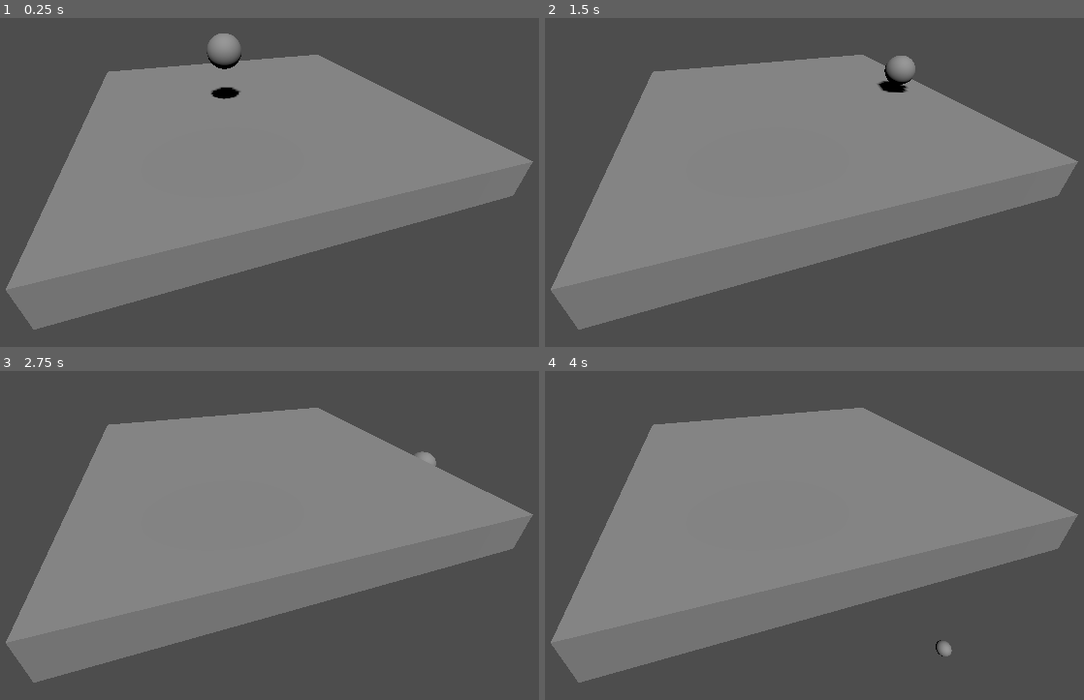
Above: before the commit, frames 1-4 (two rows, left to right).
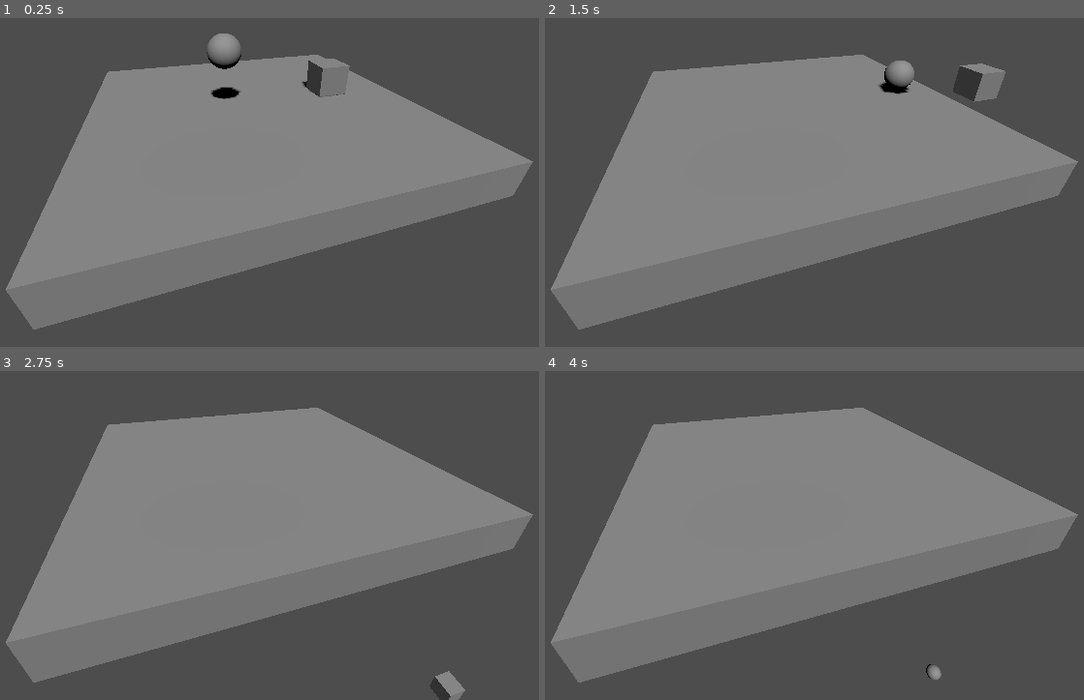
Above: after the commit, the same moments.

Repository: Lincoln-WIlcox/N65
Game: Godot game, scene res://Levels/level_1.tscn
The game is run twice, just before and just after one commit, with the same random seed, the same clock (stepped at 60 frames per second) and the same inputs. The project has no main scene, so this scene is started directly.
Inputs:
- Up to frame 1 (0.25 s): no input
- Up to frame 2 (1.5 s): tap Enter (ui_accept) at 0.5, 0.6, 0.77, 1.07, 1.35 s; hold Right (ui_right) 0.53-1.28 s; hold Down (ui_down) from 1.28 s (still down)
- Up to frame 3 (2.75 s): tap Enter (ui_accept) at 1.52, 1.82, 2.1 s; release Down (ui_down) at 2.03 s; hold Right (ui_right) from 2.03 s (still down)
- Up to frame 4 (4 s): release Right (ui_right) at 2.78 s; hold Up (ui_up) 2.78-3.53 s; tap Enter (ui_accept) at 2.85, 3.02, 3.32, 3.6, 3.77 s; hold Left (ui_left) from 3.53 s (still down)

The runs differ from the first frame. In frame 1, 0.3% of the frame differs, in the area x 55-65%, y 12-25%; in frame 2, 1.1%, in the area x 61-86%, y 11-26%; in frame 3, 0.5%; in frame 4, 0.2%.

Commit message:
added player with default character script

Diff:
--- a/Levels/level_1.tscn
+++ b/Levels/level_1.tscn
@@ -1,6 +1,7 @@
-[gd_scene load_steps=4 format=3 uid="uid://dgeb425ba72vh"]
+[gd_scene load_steps=5 format=3 uid="uid://dgeb425ba72vh"]
 
 [ext_resource type="PackedScene" uid="uid://ds0ykqkf6eeum" path="res://Objects/ball.tscn" id="1_47rl4"]
+[ext_resource type="PackedScene" uid="uid://8i3pjfmkhjvp" path="res://Player/player.tscn" id="2_qg8bf"]
 
 [sub_resource type="BoxMesh" id="BoxMesh_1cqb6"]
 size = Vector3(10, 1, 10)
@@ -13,14 +14,14 @@
 [node name="Camera3D" type="Camera3D" parent="."]
 transform = Transform3D(0.95586, 0.142179, -0.257133, 5.57705e-10, 0.875127, 0.483893, 0.293823, -0.462534, 0.836499, -2.51007, 3.69994, 8.1424)
 
-[node name="StaticBody3D" type="StaticBody3D" parent="."]
+[node name="Floor" type="StaticBody3D" parent="."]
 
-[node name="MeshInstance3D" type="MeshInstance3D" parent="StaticBody3D"]
+[node name="MeshInstance3D" type="MeshInstance3D" parent="Floor"]
 transform = Transform3D(1, 0, 0, 0, 1, 0, 0, 0, 1, 0, -0.5, 0)
 mesh = SubResource("BoxMesh_1cqb6")
 metadata/_edit_lock_ = true
 
-[node name="CollisionShape3D" type="CollisionShape3D" parent="StaticBody3D"]
+[node name="CollisionShape3D" type="CollisionShape3D" parent="Floor"]
 transform = Transform3D(1, 0, 0, 0, 1, 0, 0, 0, 1, 0, -0.5, 0)
 shape = SubResource("BoxShape3D_6r7sw")
 metadata/_edit_lock_ = true
@@ -31,3 +32,6 @@
 
 [node name="Ball" parent="." instance=ExtResource("1_47rl4")]
 transform = Transform3D(1, 0, 0, 0, 1, 0, 0, 0, 1, -2.04229, 2.00861, 0)
+
+[node name="Player" parent="." instance=ExtResource("2_qg8bf")]
+transform = Transform3D(1, 0, 0, 0, 1, 0, 0, 0, 1, 2.77481, 0.0127435, -0.291067)
--- /dev/null
+++ b/Objects/ball.gd
@@ -0,0 +1,11 @@
+extends RigidBody3D
+
+
+# Called when the node enters the scene tree for the first time.
+func _ready():
+	pass # Replace with function body.
+
+
+# Called every frame. 'delta' is the elapsed time since the previous frame.
+func _process(delta):
+	print(linear_velocity)
--- a/Objects/ball.tscn
+++ b/Objects/ball.tscn
@@ -1,8 +1,10 @@
-[gd_scene load_steps=4 format=3 uid="uid://ds0ykqkf6eeum"]
+[gd_scene load_steps=5 format=3 uid="uid://ds0ykqkf6eeum"]
+
+[ext_resource type="Script" path="res://Objects/ball.gd" id="1_wtyhg"]
 
 [sub_resource type="PhysicsMaterial" id="PhysicsMaterial_hntgt"]
-friction = 0.25
-bounce = 0.7
+friction = 2.0
+bounce = 0.56
 
 [sub_resource type="SphereShape3D" id="SphereShape3D_wy157"]
 
@@ -12,6 +14,7 @@
 transform = Transform3D(1, 0, 0, 0, 1, 0, 0, 0, 1, 0, 2.00861, 0)
 physics_material_override = SubResource("PhysicsMaterial_hntgt")
 linear_velocity = Vector3(5, 0, 0)
+script = ExtResource("1_wtyhg")
 
 [node name="CollisionShape3D" type="CollisionShape3D" parent="."]
 shape = SubResource("SphereShape3D_wy157")
--- /dev/null
+++ b/Player/player.gd
@@ -0,0 +1,31 @@
+extends CharacterBody3D
+
+
+const SPEED = 5.0
+const JUMP_VELOCITY = 4.5
+
+# Get the gravity from the project settings to be synced with RigidBody nodes.
+var gravity = ProjectSettings.get_setting("physics/3d/default_gravity")
+
+
+func _physics_process(delta):
+	# Add the gravity.
+	if not is_on_floor():
+		velocity.y -= gravity * delta
+
+	# Handle jump.
+	if Input.is_action_just_pressed("ui_accept") and is_on_floor():
+		velocity.y = JUMP_VELOCITY
+
+	# Get the input direction and handle the movement/deceleration.
+	# As good practice, you should replace UI actions with custom gameplay actions.
+	var input_dir = Input.get_vector("ui_left", "ui_right", "ui_up", "ui_down")
+	var direction = (transform.basis * Vector3(input_dir.x, 0, input_dir.y)).normalized()
+	if direction:
+		velocity.x = direction.x * SPEED
+		velocity.z = direction.z * SPEED
+	else:
+		velocity.x = move_toward(velocity.x, 0, SPEED)
+		velocity.z = move_toward(velocity.z, 0, SPEED)
+
+	move_and_slide()
--- /dev/null
+++ b/Player/player.tscn
@@ -0,0 +1,20 @@
+[gd_scene load_steps=4 format=3 uid="uid://8i3pjfmkhjvp"]
+
+[ext_resource type="Script" path="res://Player/player.gd" id="1_o21d5"]
+
+[sub_resource type="BoxMesh" id="BoxMesh_aubn5"]
+
+[sub_resource type="BoxShape3D" id="BoxShape3D_elf01"]
+
+[node name="Player" type="CharacterBody3D"]
+script = ExtResource("1_o21d5")
+
+[node name="MeshInstance3D" type="MeshInstance3D" parent="."]
+transform = Transform3D(1, 0, 0, 0, 1, 0, 0, 0, 1, 0, 0.5, 0)
+mesh = SubResource("BoxMesh_aubn5")
+metadata/_edit_lock_ = true
+
+[node name="CollisionShape3D" type="CollisionShape3D" parent="."]
+transform = Transform3D(1, 0, 0, 0, 1, 0, 0, 0, 1, 0, 0.5, 0)
+shape = SubResource("BoxShape3D_elf01")
+metadata/_edit_lock_ = true
